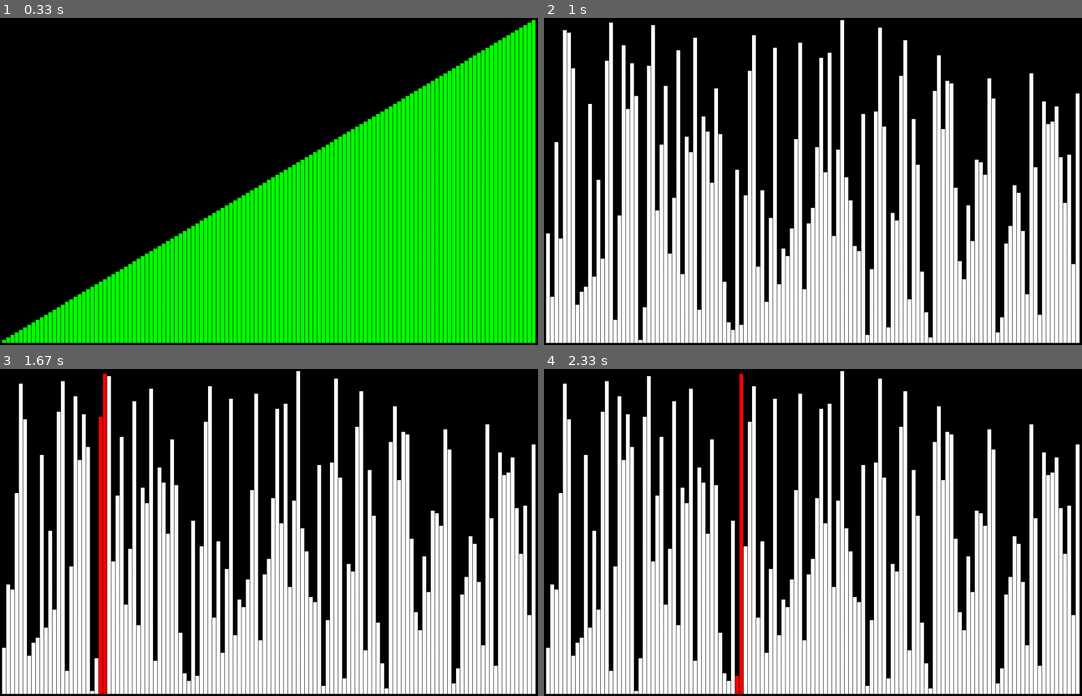
Above: before the commit, frames 1-4 (two rows, left to right).
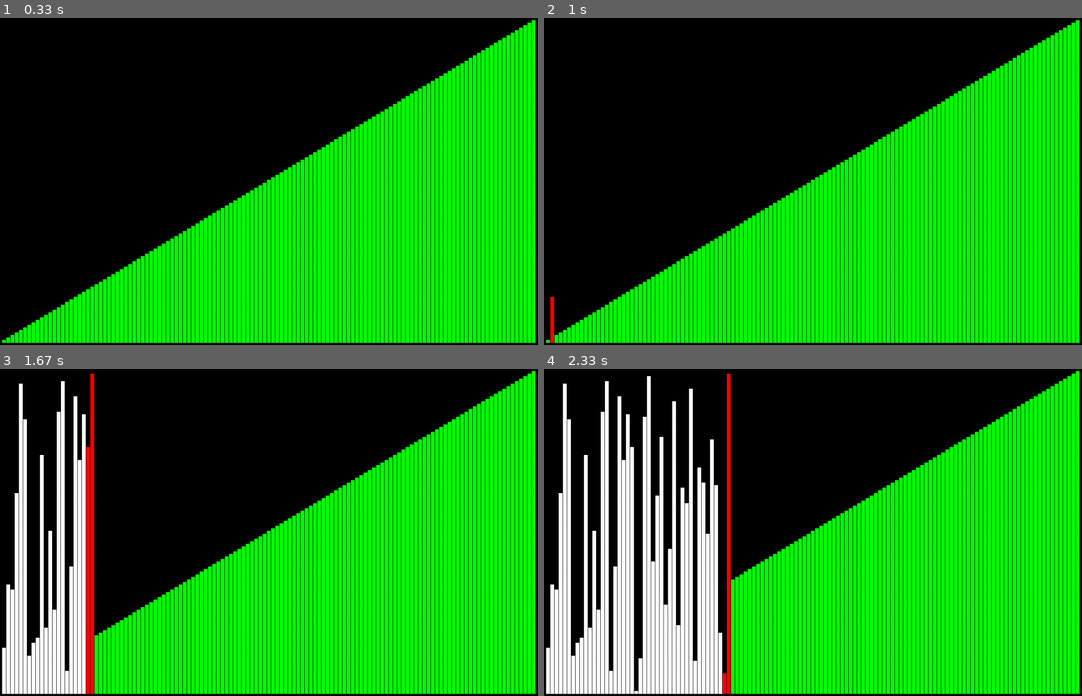
Above: after the commit, the same moments.

Repository: thiagolopes/sorting-algorithms-pygame
Game: pygame game, started from sort.py
Same seed, same stepped clock (60 frames per second), same inputs: the game is played once before the commit and once after it.
Inputs:
- Up to frame 1 (0.33 s): no input
- Up to frame 2 (1 s): tap Space at 0.33 s; tap Enter at 0.67 s
- Up to frame 3 (1.67 s): tap Space at 1.07, 1.37, 1.57 s
- Up to frame 4 (2.33 s): tap Space at 1.9, 2.2 s

Frame 1 is identical in both runs. In frame 2, 66% of the frame differs, in the area x 0-100%, y 0-100%; in frame 3, 59%; in frame 4, 49%.

Commit message:
Improve draw steps

Diff:
--- a/sort.py
+++ b/sort.py
@@ -22,15 +22,20 @@
     sys.exit()
 
 
+def play_beep():
+    pygame.mixer.Sound.play(beep)
+
+
 class BubbleSort:
     def __init__(self, elements):
         self.elements = elements
         self.steps_left = len(self.elements)
         self.index_step = 1
-        self.dirties = []
+        self.dirty_index = []
         self.finished = True
 
     def step(self):
+        self.dirty_index = []
         if self.steps_left == 0:
             self.finish()
             return False
@@ -41,31 +46,25 @@
             return False
 
         i = self.index_step
-        swapped = False
-        if elements[i - 1] > elements[i]:
-            elements[i - 1], elements[i] = elements[i], elements[i - 1]
-            swapped = True
-            self.dirties = [i, i - 1]
+        il = self.index_step - 1
+        self.dirty_index.append(i)
+        if elements[il] > elements[i]:
+            elements[il], elements[i] = elements[i], elements[il]
+            self.dirty_index.append(il)
         self.index_step += 1
 
-        if not swapped:
-            return self.step()
-        return swapped
+        return True
 
     def finish(self):
-        self.dirties = []
+        self.dirty = []
         self.finished = True
 
     def reset(self):
         self.steps_left = len(self.elements)
         self.index_step = 1
         self.finished = False
-        self.dirties = []
+        self.dirty = []
         shuffle(self.elements)
-
-
-def play_beep():
-    pygame.mixer.Sound.play(beep)
 
 
 class Grid:
@@ -90,15 +89,19 @@
         pos = pygame.Rect(index * top, offset - (element * left), width, height * element)
         self.surface.fill(color, pos)
 
-    def draw(self, elements, indexes_dirty, finished):
-        for d in self.last_dirty_indexes:
-            self.draw_index(d, len(elements), elements[d], "white")
+    def draw_clear_last_indexes(self):
+        for ld in self.last_dirty_indexes:
+            self.draw_index(ld, len(elements), elements[ld], "white")
         self.last_dirty_indexes = []
-        if indexes_dirty:
-            for d in indexes_dirty:
+
+    def draw(self, elements, dirty_index, finished):
+        self.draw_clear_last_indexes()
+
+        if dirty_index:
+            for d in dirty_index:
                 self.draw_index(d, len(elements), len(elements), "black")
                 self.draw_index(d, len(elements), elements[d], "red")
-            self.last_dirty_indexes = indexes_dirty.copy()
+            self.last_dirty_indexes = dirty_index.copy()
         else:
             self.surface.fill("black")
             for i, element in enumerate(elements):
@@ -106,6 +109,7 @@
                 if finished:
                     color = "green"
                 self.draw_index(i, len(elements), element, color)
+
         self.screen.blit(self.surface, self.pos)
 
 
@@ -146,7 +150,7 @@
 
     # Draw
     screen.fill("black")
-    grid.draw(bubble.elements, bubble.dirties, bubble.finished)
+    grid.draw(bubble.elements, bubble.dirty_index, bubble.finished)
 
     pygame.display.flip()
 
